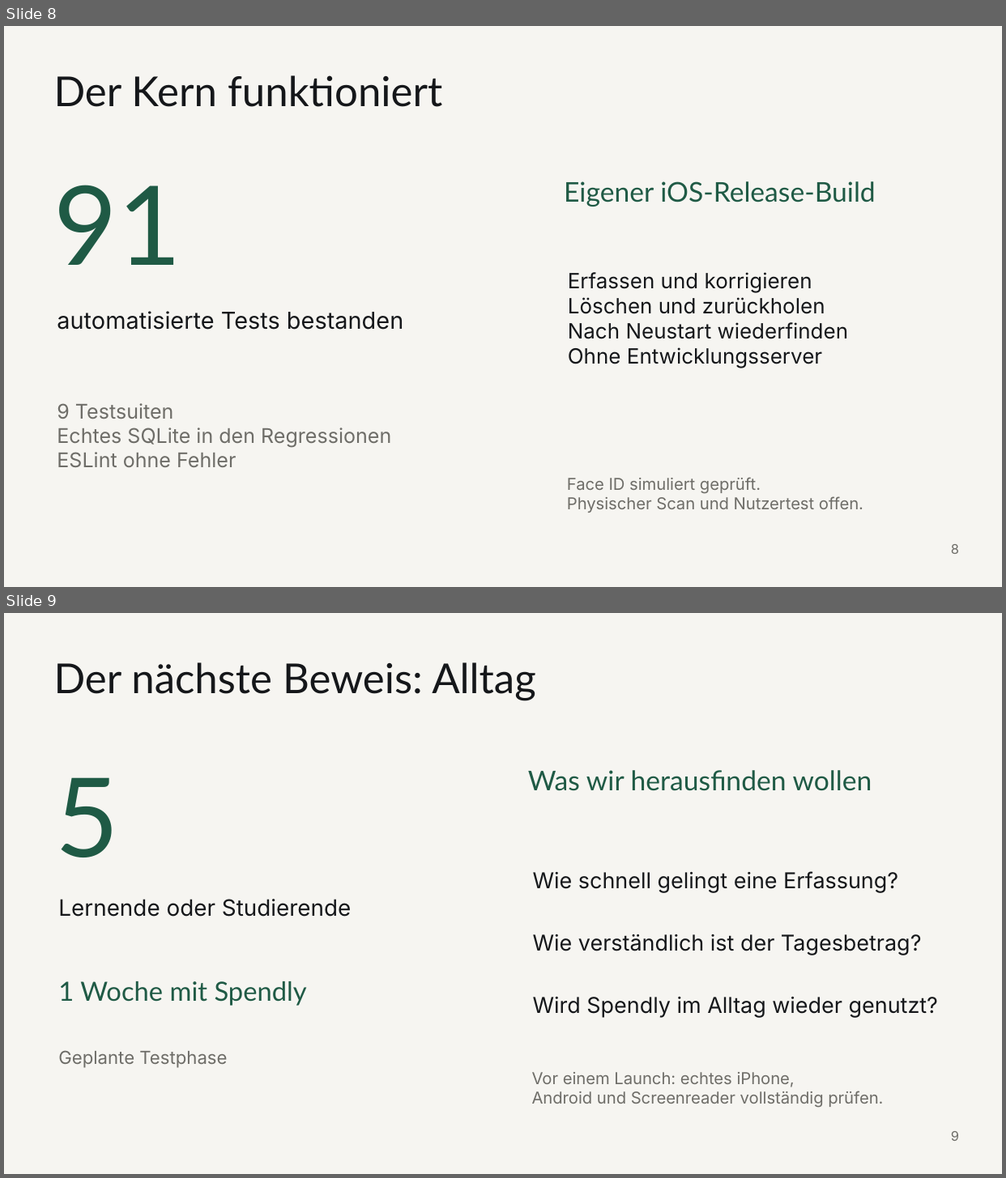
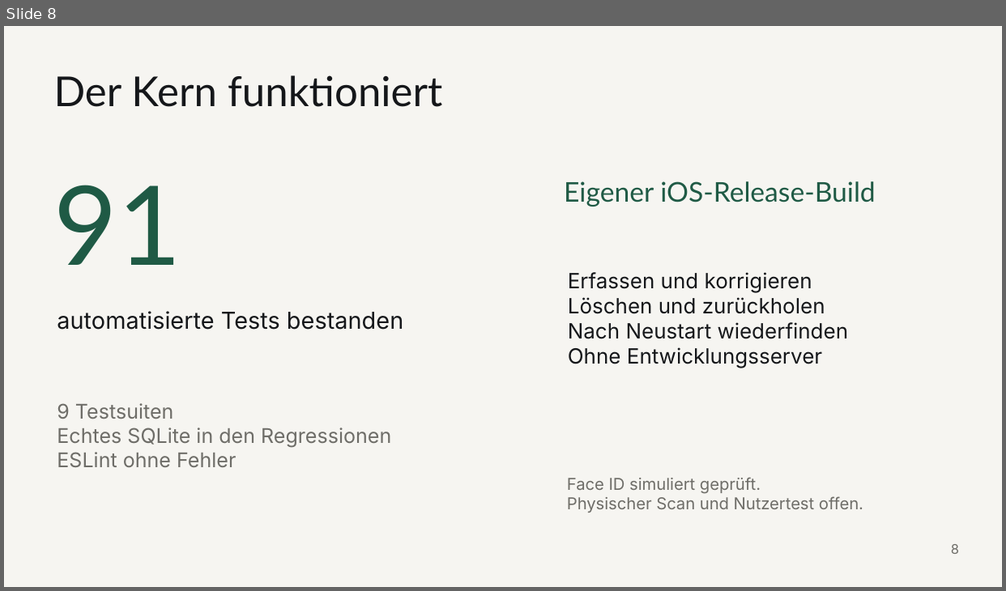
Before and after one commit to germanndarian/Spendly, a slide deck: docs/lb3/Spendly_LB3_Praesentation.pptx. Shown one above the other, each under a label of ours: slides 8 and 9 before the commit, slide 8 after it. The pictures are 1006x1178 and 1006x591 pixels, drawn with LibreOffice and Linux fonts; fonts in the diff are those of the drawing. Boxes give left, top, right and bottom in pixels: in the first picture for what was removed or moved away, otherwise in the second. Text is boxed around its words. In the diff, an @@ line names an element or a change of style, - is before the commit and + after.

Commit message:
Clarify LB3 reflection, future features and invitation to try Spendly

```diff
--- a/docs/lb3/Spendly_LB3_Praesentation.pptx
+++ b/docs/lb3/Spendly_LB3_Praesentation.pptx
@@ slide 9 removed at (4, 613, 1002, 1174), background #F6F5F1 @@
@@ text removed at (54, 662, 536, 700) @@
-Der nächste Beweis: Alltag
@@ text removed at (56, 777, 120, 858) @@
-5
@@ text removed at (528, 770, 872, 791) @@
-Was wir herausfinden wollen
@@ text removed at (533, 871, 898, 893) @@
-Wie schnell gelingt eine Erfassung?
@@ text removed at (58, 899, 351, 917) @@
-Lernende oder Studierende
@@ text removed at (533, 935, 922, 956) @@
-Wie verständlich ist der Tagesbetrag?
@@ text removed at (58, 982, 307, 1006) @@
-1 Woche mit Spendly
@@ text removed at (533, 997, 938, 1018) @@
-Wird Spendly im Alltag wieder genutzt?
@@ text removed at (58, 1050, 227, 1068) @@
-Geplante Testphase
@@ text removed at (532, 1072, 883, 1108) @@
-Vor einem Launch: echtes iPhone,
-Android und Screenreader vollständig prüfen.
@@ text removed at (951, 1131, 959, 1141) @@
-9
```
Also in this commit, not shown: 1 slide changed, 1 slide added, 4 other files.
